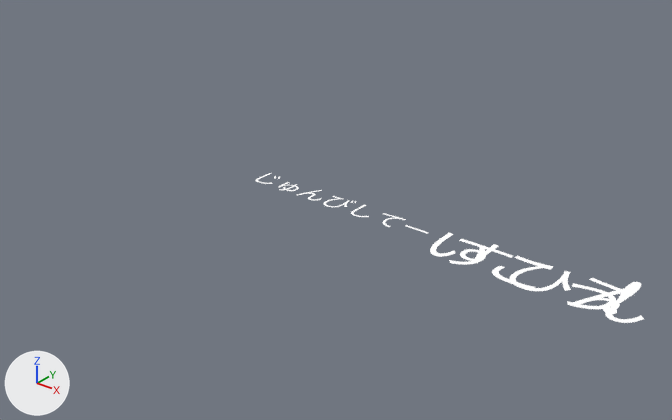
Two versions of the Blender file src/ready_messages.blend, one commit apart.
Both versions are drawn from a 50 mm lens placed at (11.4, -15.54, 8.68), pointed at (-0.57, -0.57, -0.6). Arrows for +X, +Y and +Z are at lower left; the lights stay in place. Text is drawn in Blender's own font.

Names of what the first picture shows: 'Text.001', 'Text.011', 'Text.090'.
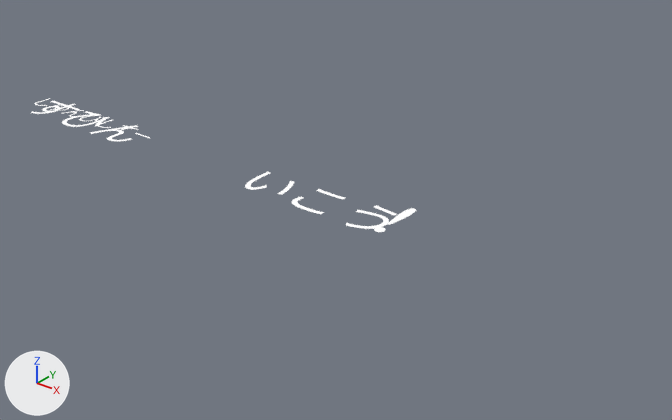
Boxes [x1, y1, x2, y2] around the edits, measured in the pictures (672 x 420 px):
'Text.011', moved
    before: [449, 239, 644, 323]
    after: [31, 101, 138, 141]
'Text.090', moved
    before: [430, 232, 621, 309]
    after: [245, 171, 396, 229]
'Text.001', moved
    before: [255, 173, 429, 234]
    after: [34, 98, 150, 138]
'Text.091', moved
    before: [603, 282, 641, 314]
    after: [374, 208, 416, 232]

The change, as a list of edits to the scene's bpy script:
```text
Change ob_text_001:
    ob_text_001.location: (0.0, -1.27, 0.0) -> (-8.44, -1.27, 0.0)
Change ob_text_011:
    ob_text_011.location: (4.98, -1.91, 0.0) -> (-8.44, -1.91, 0.0)
Change ob_text_090:
    ob_text_090.location: (4.98, -1.91, 0.0) -> (0.0, -1.91, 0.0)
```
